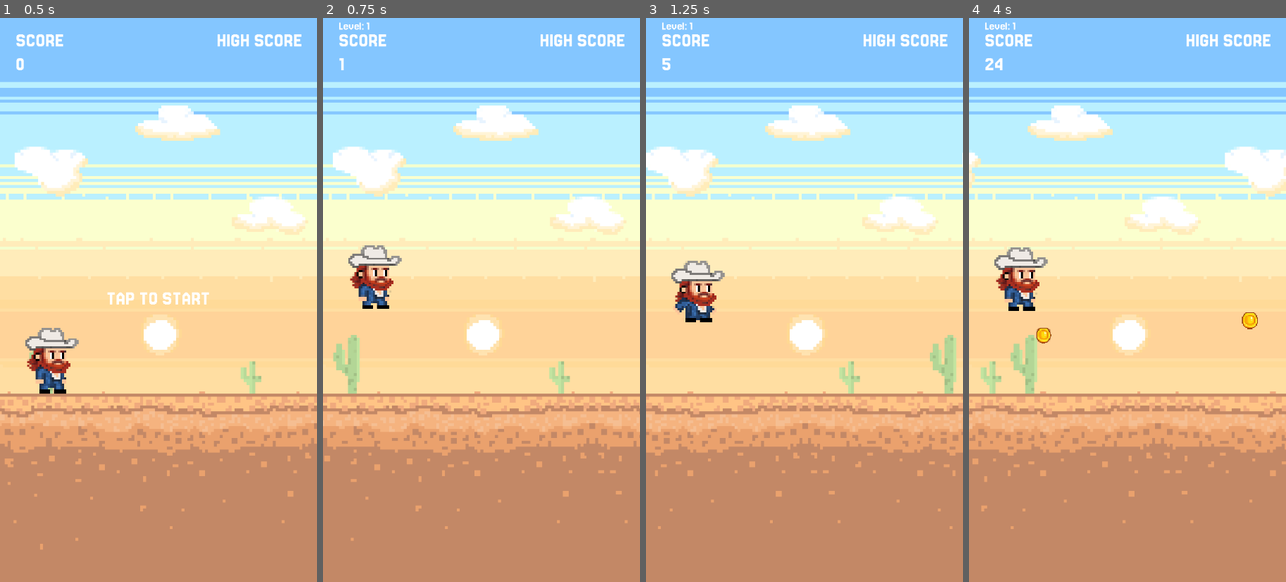
Above: before the commit, frames 1-4 (left to right).
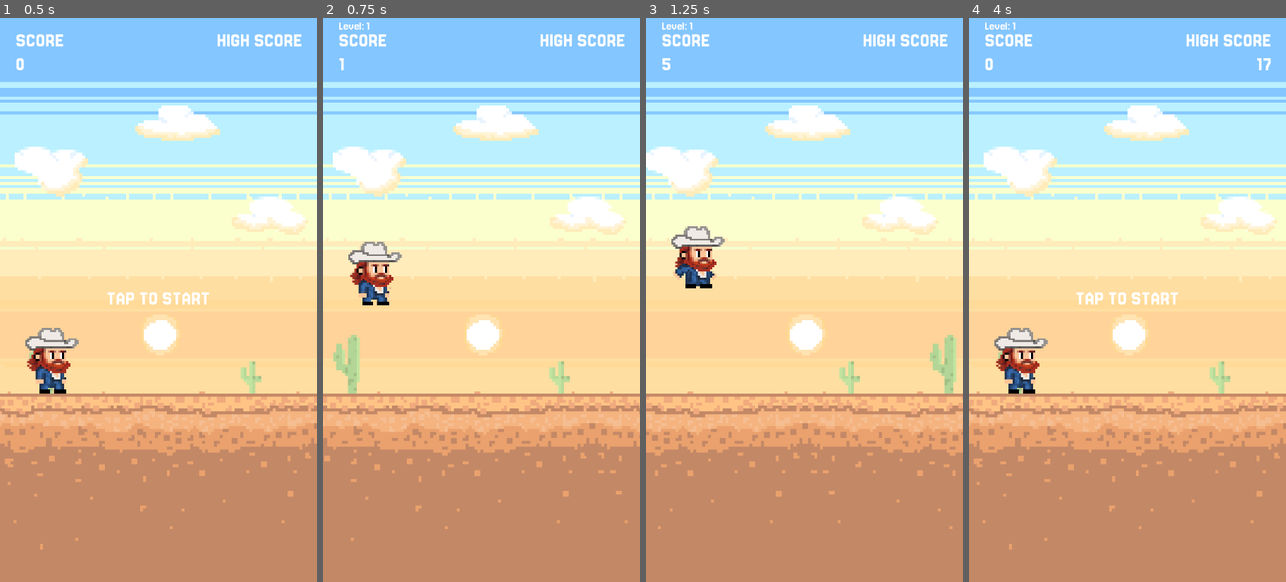
Above: after the commit, the same moments.

Repository: rgomezp/cowboy-game
Game: Godot game, scene res://scenes/main.tscn
The game is run twice, just before and just after one commit, with the same random seed, the same clock (stepped at 60 frames per second) and the same inputs.
Inputs (mouse positions are in pixels of both pictures, inside the frame that each line leads up to):
- Up to frame 1 (0.5 s): no input
- Up to frame 2 (0.75 s): tap Enter (ui_accept) at 0.5 s; move the mouse to (551, 271) at 0.52 s; click (551, 271) at 0.67 s
- Up to frame 3 (1.25 s): tap Enter (ui_accept) at 0.77 s
- Up to frame 4 (4 s): drag from (1064, 328) to (1111, 412) at 1.27 s; move the mouse to (1159, 175) at 2.02 s; hold Down (ui_down) 2.03-2.75 s; drag from (1111, 412) to (988, 283) at 2.77 s; click (1127, 300) at 3.5 s, where only the run after the commit has a clickable "RESTART"

Frame 1 is identical in both runs. In frame 2, 1.0% of the frame differs, in the area x 8-25%, y 39-52%; in frame 3, 1.9%; in frame 4, 14%, in the area x 0-100%, y 7-95%.

Commit message:
Improves touch controls with jump delay
Refines touch input handling by introducing a short delay
before triggering a jump. This allows differentiating between
taps for jumping and swipes for sliding. Cancels the pending jump
if a swipe is detected, enhancing user experience.

Diff:
--- a/scenes/player.gd
+++ b/scenes/player.gd
@@ -31,6 +31,8 @@
 var touch_jump_pressed: bool = false
 var touch_jump_just_pressed: bool = false
 var touch_slide_pressed: bool = false
+var touch_pending_jump: bool = false  # Jump pending until we confirm it's not a swipe
+const TOUCH_JUMP_DELAY: float = 0.05  # 50ms delay to detect swipes before jumping
 
 # Jump buffering - remembers jump input slightly before landing
 var jump_buffer_time: float = 0.0
@@ -90,31 +92,39 @@
 	if event is InputEventScreenTouch:
 		var touch_event = event as InputEventScreenTouch
 		if touch_event.pressed:
-			# Touch started - trigger jump immediately on touch down
+			# Touch started - set pending jump flag (will trigger after short delay if not a swipe)
 			# This allows tap-and-hold: tap triggers jump, keep holding to glide
 			if touch_index == -1:  # Only track first touch
 				touch_index = touch_event.index
 				touch_start_position = touch_event.position
 				touch_start_time = Time.get_ticks_msec() / 1000.0
 				is_touching = true
-				# Trigger jump immediately on touch down (not on release)
-				touch_jump_just_pressed = true
+				# Set pending jump - will trigger after delay if not cancelled by swipe
+				touch_pending_jump = true
 		else:
 			# Touch ended
 			if touch_event.index == touch_index:
 				var touch_end_position = touch_event.position
 				var touch_delta = touch_end_position - touch_start_position
-
-				# Detect swipe down (only on release, jump is handled on touch start)
+				var touch_duration = (Time.get_ticks_msec() / 1000.0) - touch_start_time
+				var touch_distance = touch_start_position.distance_to(touch_end_position)
+
+				# Detect swipe down
 				if touch_delta.y > SWIPE_THRESHOLD and abs(touch_delta.x) < abs(touch_delta.y):
-					# Swipe down detected
+					# Swipe down detected - cancel pending jump
+					touch_pending_jump = false
 					touch_slide_pressed = true
+				elif touch_pending_jump and touch_duration < TAP_MAX_DURATION and touch_distance < TAP_MAX_DISTANCE:
+					# Quick tap detected - trigger jump now
+					touch_jump_just_pressed = true
+					touch_pending_jump = false
 
 				# Reset touch state
 				is_touching = false
 				touch_index = -1
 				touch_start_position = Vector2.ZERO
 				touch_start_time = 0.0
+				touch_pending_jump = false
 
 	elif event is InputEventScreenDrag:
 		var drag_event = event as InputEventScreenDrag
@@ -123,7 +133,8 @@
 			var drag_delta = drag_event.position - touch_start_position
 			# If dragging down significantly, it's a swipe down
 			if drag_delta.y > SWIPE_THRESHOLD and abs(drag_delta.x) < abs(drag_delta.y):
-				# Swipe down detected during drag
+				# Swipe down detected during drag - cancel pending jump
+				touch_pending_jump = false
 				touch_slide_pressed = true
 				is_touching = false
 				touch_index = -1
@@ -135,6 +146,14 @@
 	# Update jump buffer timer
 	if jump_buffer_time > 0:
 		jump_buffer_time -= delta
+
+	# Check for pending touch jump - trigger after delay if still touching and no swipe detected
+	if touch_pending_jump and is_touching and touch_start_time > 0.0:
+		var touch_elapsed = (Time.get_ticks_msec() / 1000.0) - touch_start_time
+		if touch_elapsed >= TOUCH_JUMP_DELAY:
+			# Delay passed and no swipe detected - trigger jump
+			touch_jump_just_pressed = true
+			touch_pending_jump = false
 
 	# Check for jump input and buffer it
 	var jump_input_this_frame = Input.is_action_just_pressed("ui_accept") or touch_jump_just_pressed
